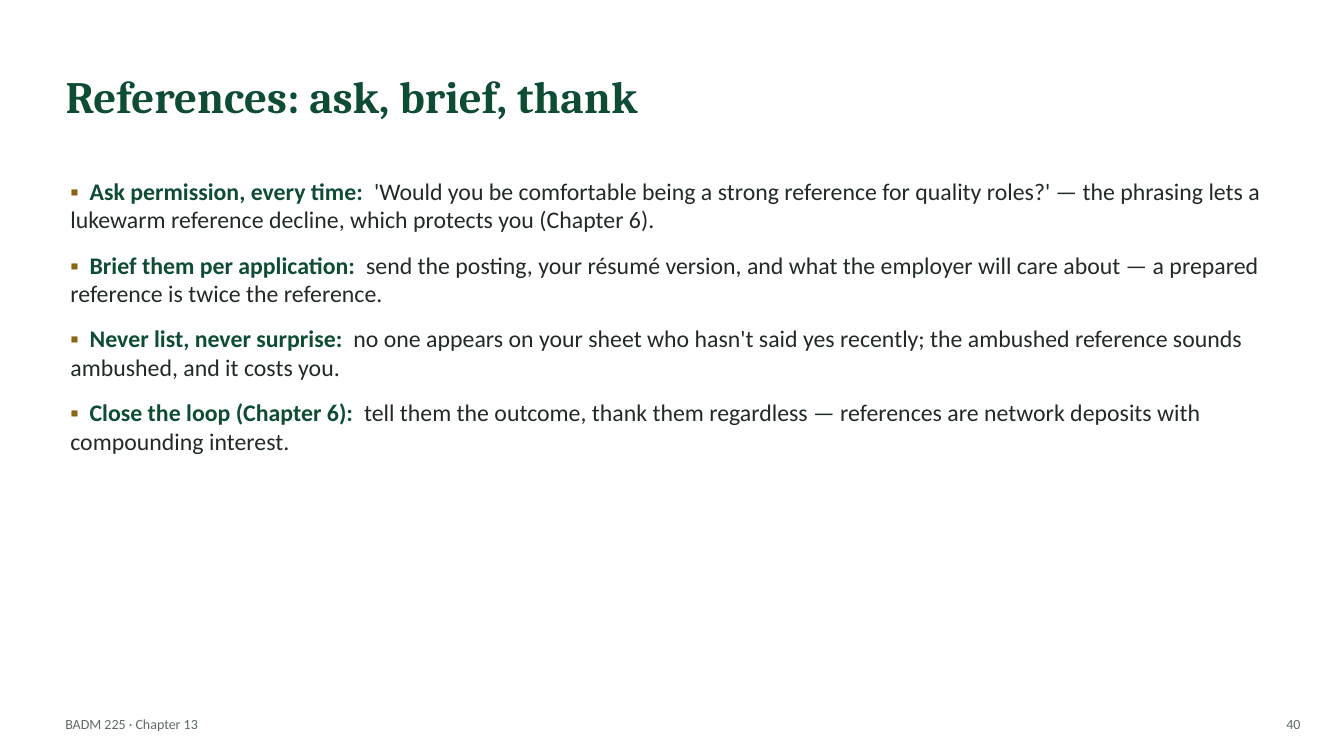
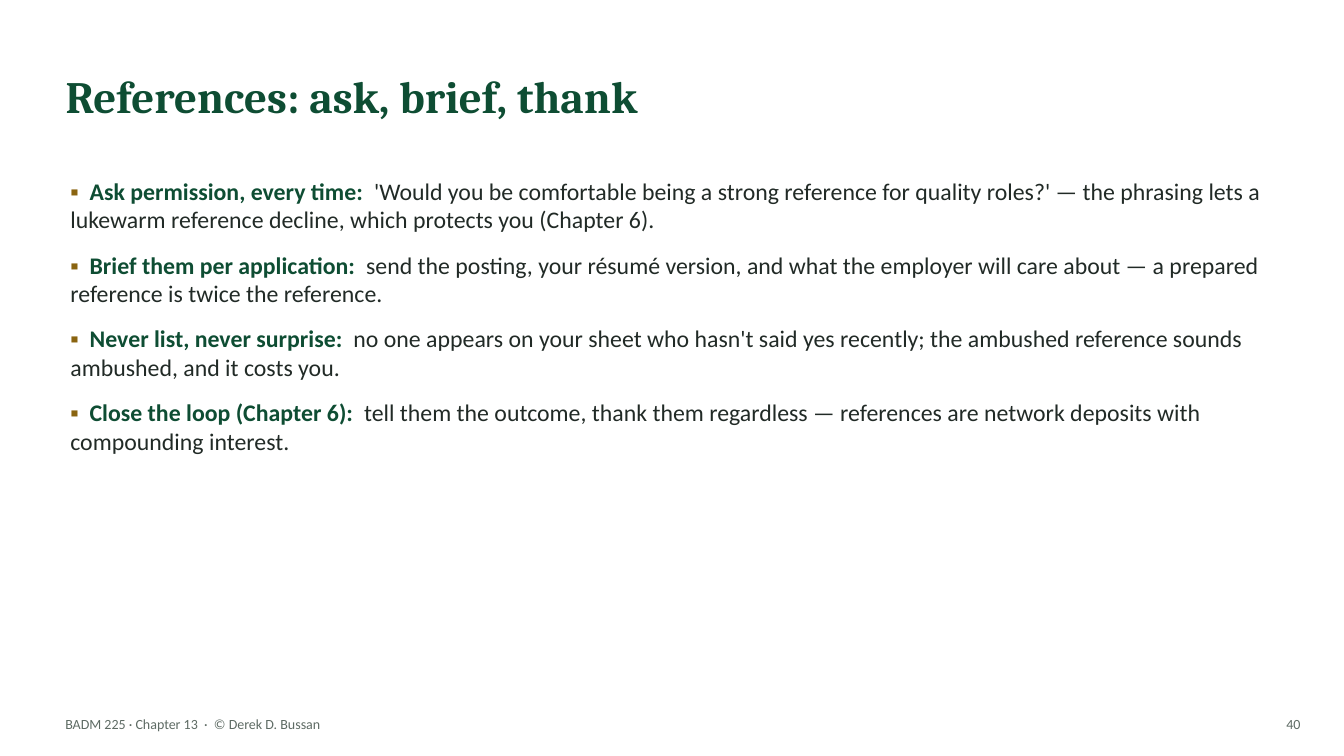
Before and after one commit to dbussan/badm-225, a slide deck: slide 40 of slides/ch13-job-search-and-resumes.pptx. Drawn at 1344x756 pixels with LibreOffice and Linux fonts; fonts in the diff are those of the drawing. Boxes give left, top, right and bottom in pixels: in the first picture for what was removed or moved away, otherwise in the second. Text is boxed around its words. In the diff, an @@ line names an element or a change of style, - is before the commit and + after.

```diff
--- a/slides/ch13-job-search-and-resumes.pptx
+++ b/slides/ch13-job-search-and-resumes.pptx
@@ text at bbox=[65, 719, 320, 732]: text changed @@
-BADM 225 · Chapter 13
+BADM 225 · Chapter 13 · © Derek D. Bussan
```
Also in this commit, not shown: 43 other slides changed, 37 other files.
